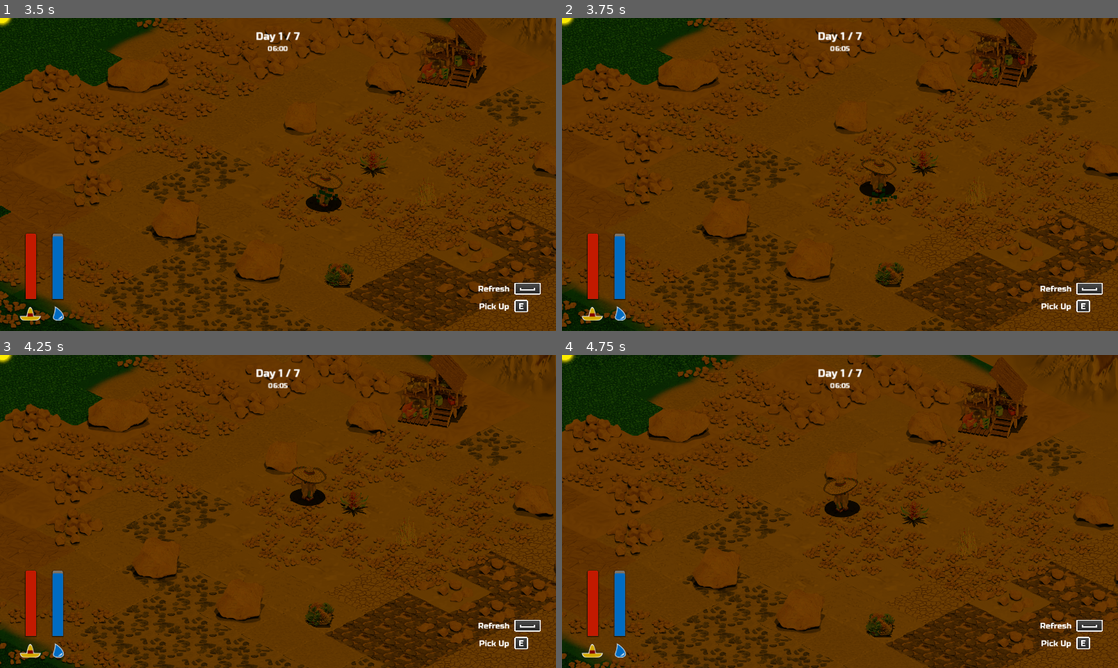
Above: before the commit, frames 1-4 (two rows, left to right).
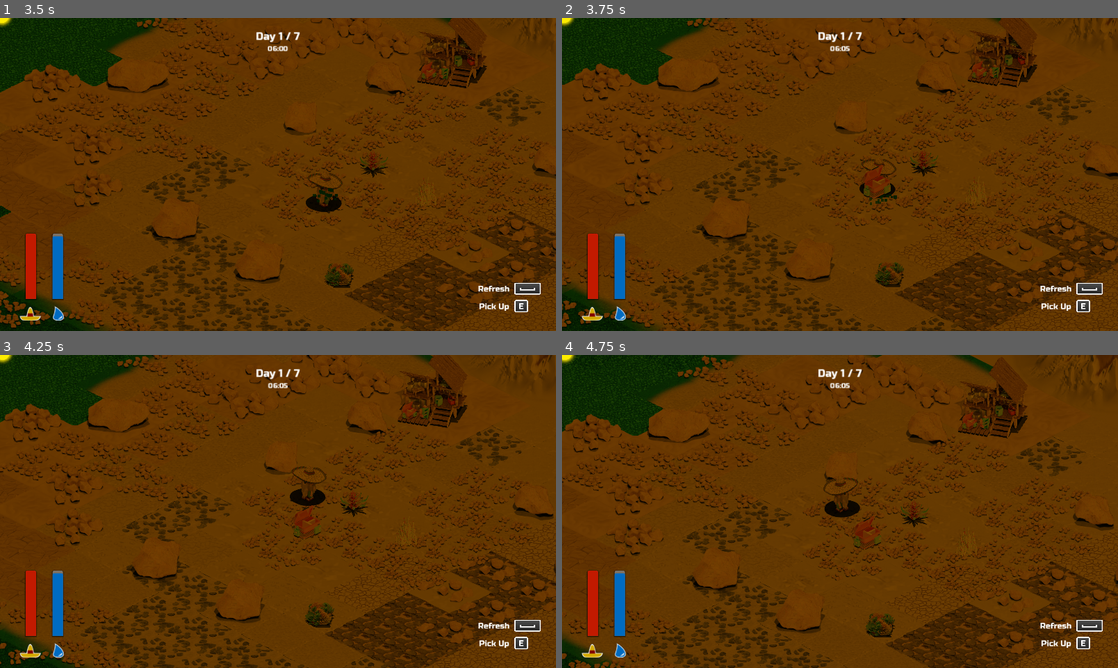
Above: after the commit, the same moments.

Repository: lorentzo/jagoda-jam
Game: Godot game, scene res://Scenes/MainMenu.tscn
The game is run twice, just before and just after one commit, with the same random seed, the same clock (stepped at 60 frames per second) and the same inputs.
Inputs:
- Up to frame 1 (3.5 s): click "Play" at 0.5 s; hold Right (walk-right) 1.28-2.03 s; tap E (main) at 1.35, 2.1, 3.05 s; hold Down (walk-down) 2.03-2.78 s; hold Right (walk-right) from 2.78 s (still down); hold Space (use-item) from 2.78 s (still down)
- Up to frame 2 (3.75 s): release Right (walk-right) at 3.53 s; release Space (use-item) at 3.53 s; hold Up (walk-up) from 3.53 s (still down); tap E (main) at 3.6 s
- Up to frame 3 (4.25 s): keep holding Up (walk-up)
- Up to frame 4 (4.75 s): release Up (walk-up) at 4.28 s; hold Left (walk-left) from 4.28 s (still down); tap E (main) at 4.35 s

Frame 1 is identical in both runs. In frame 2, 0.3% of the frame differs, in the area x 54-60%, y 46-58%; in frame 3, 0.2%; in frame 4, 0.2%.

Commit message:
Implement fridge drop

Diff:
--- a/jagoda/Scenes/Game.gd
+++ b/jagoda/Scenes/Game.gd
@@ -32,6 +32,7 @@
 	$Player.player_freshness_changed.connect(self._on_player_freshness_changed)
 	$Player.player_plant_water_changed.connect(self._on_player_plant_water_changed)
 	$Player.player_pick_up_fridge.connect(self._on_player_pick_up_fridge)
+	$Player.player_drop_fridge.connect(self._on_player_drop_fridge)
 
 	day_changed.connect(self._on_day_changed)
 
@@ -59,6 +60,9 @@
 
 func _on_player_pick_up_fridge(fridge):
 	self.remove_child(fridge)
+
+func _on_player_drop_fridge(fridge):
+	self.add_child(fridge)
 
 func _on_day_changed():
 	self.time_passed = 0
--- a/jagoda/Scenes/Player.gd
+++ b/jagoda/Scenes/Player.gd
@@ -14,6 +14,7 @@
 signal player_freshness_changed(freshness)
 signal player_plant_water_changed(plant_water)
 signal player_pick_up_fridge(fridge)
+signal player_drop_fridge(fridge)
 
 var state = State.WALK
 var freshness: float = 100
@@ -59,6 +60,12 @@
 				self.visible_fridges.erase(self.fridge)
 				self.player_pick_up_fridge.emit(self.fridge)
 				state = State.CARRY
+		elif state == State.CARRY:
+			var fridge = self.fridge
+			self.fridge = null
+			fridge.position = self.position
+			self.player_drop_fridge.emit(fridge)
+			state = State.WALK
 
 	if walk_velocity.x != 0:
 		$RefreshArea.scale.x = walk_velocity.x
